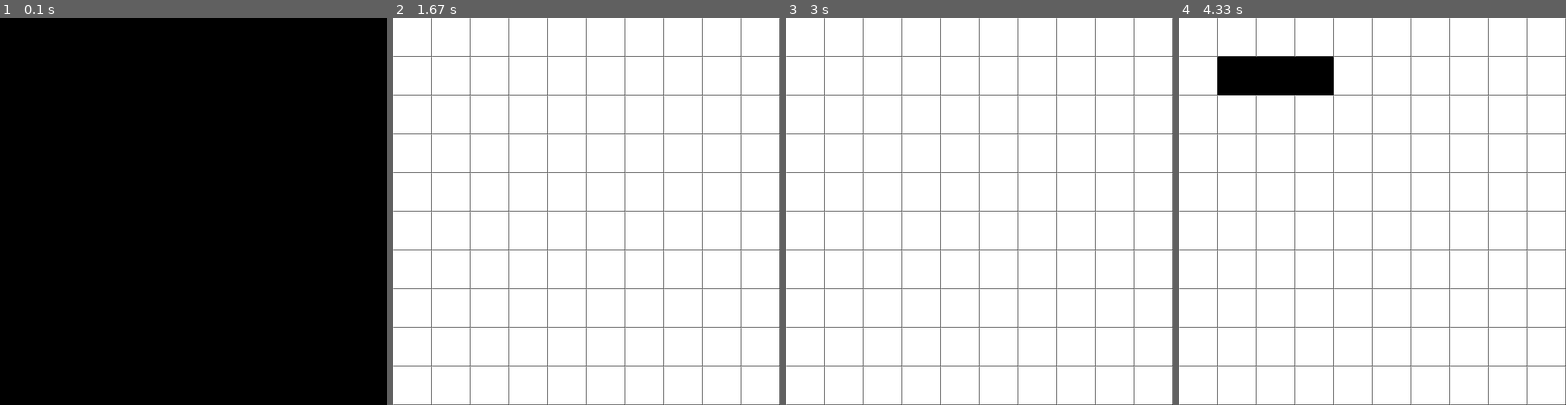
Above: before the commit, frames 1-4 (left to right).
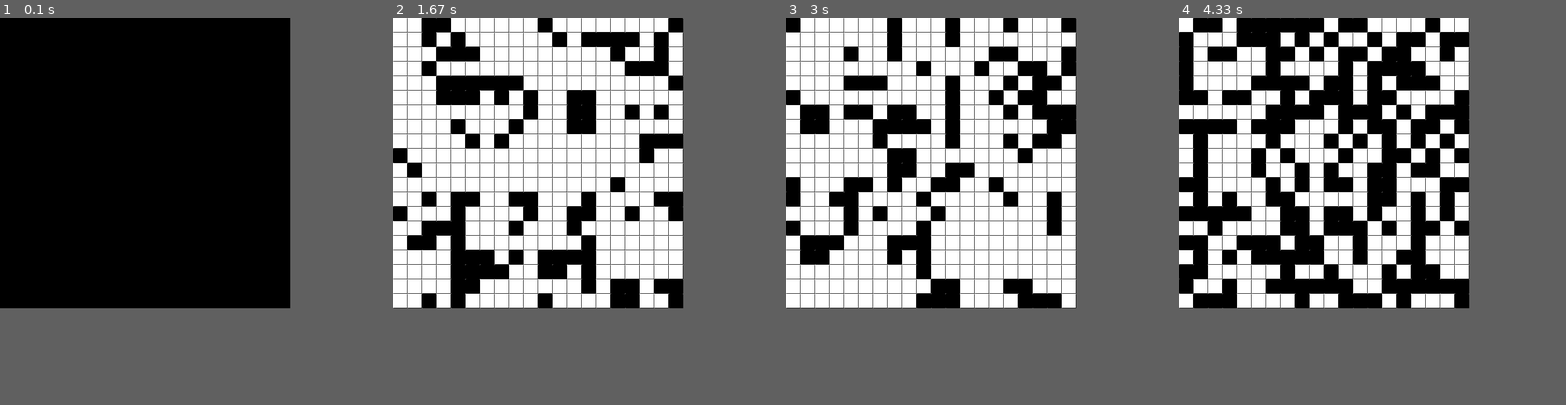
Above: after the commit, the same moments.

Repository: LittleFinchy/mini-pygames
Game: pygame game, started from game_of_life/main.py
Same seed, same stepped clock (60 frames per second), same inputs: the game is played once before the commit and once after it.
Inputs (mouse positions are in pixels of both pictures, inside the frame that each line leads up to):
- Up to frame 1 (0.1 s): no input
- Up to frame 2 (1.67 s): tap Enter at 0.33 s; press the mouse at (578, 60) at 0.7 s; move the mouse to (613, 165) at 0.8 s; release the mouse at (644, 265) at 0.93 s; tap Space at 1.07 s; press the mouse at (578, 60) at 1.5 s; move the mouse to (559, 130) at 1.6 s
- Up to frame 3 (3 s): release the mouse at (929, 199) at 1.73 s; press the mouse at (971, 60) at 1.9 s; move the mouse to (933, 83) at 2 s; release the mouse at (890, 103) at 2.13 s; press the mouse at (971, 60) at 2.3 s; move the mouse to (1002, 149) at 2.4 s; release the mouse at (1033, 238) at 2.53 s; press the mouse at (971, 60) at 2.7 s; move the mouse to (905, 126) at 2.8 s; release the mouse at (836, 192) at 2.93 s
- Up to frame 4 (4.33 s): press the mouse at (1364, 60) at 3.1 s; move the mouse to (1302, 83) at 3.2 s; move the mouse to (1240, 107) at 3.3 s; release the mouse at (1240, 107) at 3.33 s; press the mouse at (1364, 60) at 3.5 s; move the mouse to (1310, 137) at 3.6 s; release the mouse at (1256, 215) at 3.73 s; press the mouse at (1364, 60) at 3.9 s; move the mouse to (1395, 145) at 4 s; release the mouse at (1426, 230) at 4.13 s; press the mouse at (1364, 60) at 4.3 s
In our replay, the window is 800x800 before the commit and 600x600 after it. These sizes can differ from the game's own. Grey fills any space a smaller window leaves; there, only what the larger window draws over its background counts as a difference.

The runs differ from the first frame. In frame 1, only the window size differs. In frame 2, 19% of the frame differs, in the area x 0-100%, y 0-100%; in frame 3, 19%; in frame 4, 31%.

Commit message:
game of life update
all logic is working!
might add options for user later?

Diff:
--- a/bub_sort/main.py
+++ b/bub_sort/main.py
@@ -6,7 +6,7 @@
 pygame.init()
 
 win = pygame.display.set_mode((1200,600))
-NUM_OF_STICKS = 600
+NUM_OF_STICKS = 100
 stick_spacing = pygame.display.get_surface().get_size()[0] // NUM_OF_STICKS
 
 sticks = []
--- a/double_pendulum/main.py
+++ b/double_pendulum/main.py
@@ -15,13 +15,13 @@
 
 mid = pygame.display.get_surface().get_size()[0] // 2
 start_y = pygame.display.get_surface().get_size()[1] // 2
-r1 = 200
-r2 = 120
+r1 = 150
+r2 = 220
 a1 = math.pi/4
 a2 = math.pi
-m1 = 40
-m2 = 30
-g = 2
+m1 = 30
+m2 = 20
+g = 1
 
 line_1 = Rope(mid, start_y, r1, a1, m1)
 line_2 = Rope(line_1.x2, line_1.y2, r2, a2, m2)
--- a/game_of_life/cell.py
+++ b/game_of_life/cell.py
@@ -7,12 +7,11 @@
         self.w = w-1    # width
         self.h = h-1    # height
         self.s = s      # state
-
-    def update(self, grid):
-        pass
+        self.n = s      # next state
 
     def show(self, win):
         color = (255,255,255)
+        self.s = self.n
         if self.s:
             color = (0,0,0)
 
--- a/game_of_life/grid.py
+++ b/game_of_life/grid.py
@@ -13,20 +13,20 @@
         for i in range(self.cols):
             self.cells.append([])
             for j in range(self.rows):
-                self.cells[i].append(Cell(i*self.x_spacing, j*self.y_spacing, self.x_spacing, self.y_spacing, 0)) #random.randint(0,1)))
+                self.cells[i].append(Cell(i*self.x_spacing, j*self.y_spacing, self.x_spacing, self.y_spacing, random.randint(0,1)))
 
     def update(self):
-        self.next = self.cells.copy()
         for i in range(self.cols):
             for j in range(self.rows):
                 num = self.countNeighbors(i, j)
                 if self.cells[i][j].s == 0 and num == 3:
-                    self.next[i][j].s = 1
+                    self.cells[i][j].n = 1
+                    #print(i,j, 'live', num)
                 elif self.cells[i][j].s == 1 and (num < 2 or num > 3):
-                    self.next[i][j].s = 0
+                    self.cells[i][j].n = 0
+                    #print(i,j, 'dead', num)
                 else:
-                    self.next[i][j].s = self.cells[i][j].s
-        self.cells = self.next.copy()
+                    self.cells[i][j].n = self.cells[i][j].s
 
     def countNeighbors(self, x, y):
         count = 0
@@ -55,4 +55,5 @@
         for i in range(self.cols):
             for j in range(self.rows):
                 if self.cells[i][j].s:
-                    print(i,j)
+                    pass
+                    #print(self.countNeighbors(i,j)
--- a/game_of_life/main.py
+++ b/game_of_life/main.py
@@ -1,11 +1,12 @@
 import pygame
+from pygame.locals import *
 import os
 from grid import Grid
 
 os.environ['SDL_VIDEO_CENTERED']='1'
 pygame.init()
 
-width, height = 800, 800
+width, height = 600, 600
 fps = 10
 win = pygame.display.set_mode((width,height))
 clock = pygame.time.Clock()
@@ -14,13 +15,11 @@
 WHITE = (255,255,255)
 BLACK = (0,0,0)
 
-grid = Grid(10,10)
 
-grid.cells[1][1].s = 1
-grid.cells[2][1].s = 1
-grid.cells[3][1].s = 1
+grid = Grid(50,50)
 
 run = True
+slow = False
 while run:
     clock.tick(fps)
 
@@ -30,11 +29,16 @@
     for event in pygame.event.get():
         if event.type == pygame.QUIT:
             run = False
+
+        if event.type == pygame.KEYDOWN:
+            if event.key == pygame.K_RETURN:
+                slow = not slow
+            else:
+                grid.update()
+
         if event.type == pygame.MOUSEBUTTONUP:
-            grid = Grid(10,10)
-            grid.cells[1][1].s = 1
-            grid.cells[2][1].s = 1
-            grid.cells[3][1].s = 1
+            grid = Grid(20,20)
+
 
     grid.show(win)
     grid.update()
